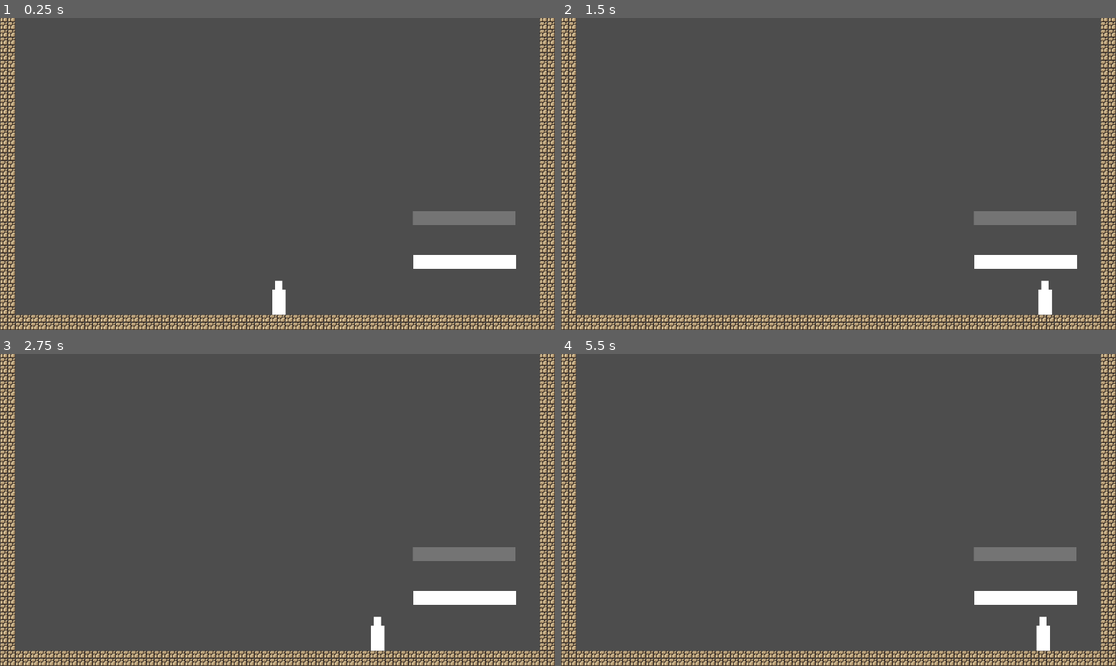
Above: before the commit, frames 1-4 (two rows, left to right).
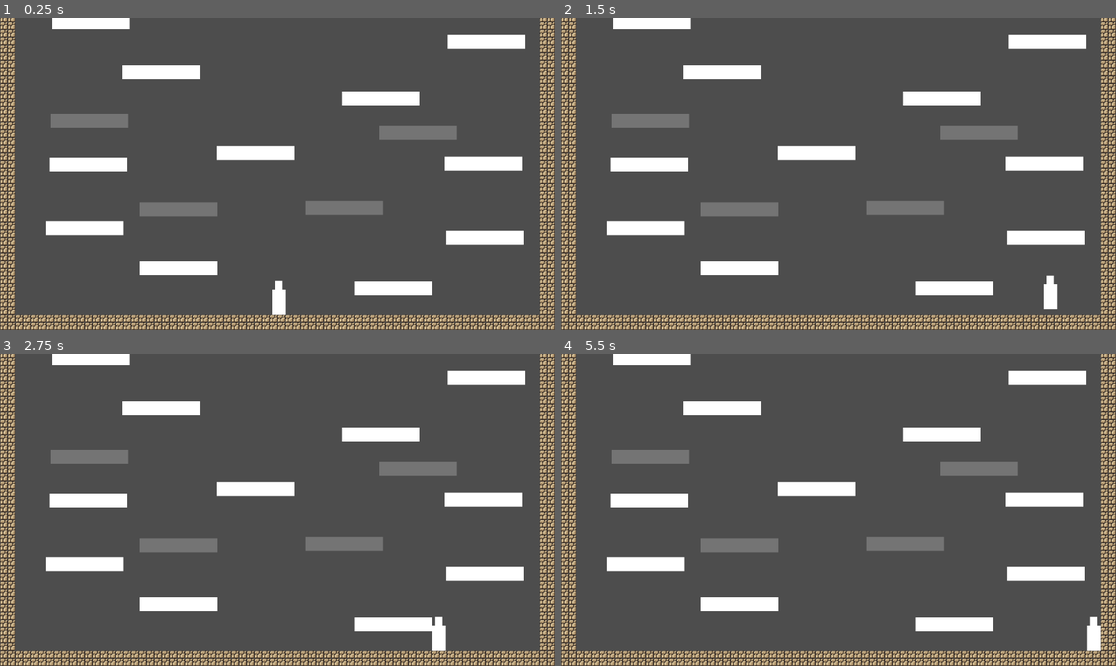
Above: after the commit, the same moments.

Repository: Maurcy/YOG-cursed-ascent
Game: Godot game, scene res://scenes/game.tscn
The game is run twice, just before and just after one commit, with the same random seed, the same clock (stepped at 60 frames per second) and the same inputs.
Inputs:
- Up to frame 1 (0.25 s): no input
- Up to frame 2 (1.5 s): tap Enter (ui_accept) at 0.5, 0.77 s; hold Right (ui_right) from 0.53 s (still down)
- Up to frame 3 (2.75 s): tap Enter (ui_accept) at 1.52 s; release Right (ui_right) at 2.03 s; hold Left (ui_left) from 2.03 s (still down)
- Up to frame 4 (5.5 s): release Left (ui_left) at 2.78 s; hold Right (ui_right) 2.78-4.28 s; tap Enter (ui_accept) at 3.02, 3.77, 4.25, 4.52 s; hold Left (ui_left) 4.28-5.03 s; hold Right (ui_right) from 5.03 s (still down)

The runs differ from the first frame. In frame 1, 11% of the frame differs, in the area x 8-95%, y 0-89%; in frame 2, 11%; in frame 3, 11%; in frame 4, 12%, in the area x 8-98%, y 0-96%.

Commit message:
made basic level to test movement, exit platform with exit

Diff:
--- /dev/null
+++ b/cursed-ascent/scenes/exit.tscn
@@ -0,0 +1,24 @@
+[gd_scene load_steps=2 format=3 uid="uid://bxtaxeuencnbm"]
+
+[sub_resource type="RectangleShape2D" id="RectangleShape2D_38eme"]
+size = Vector2(71.5, 73)
+
+[node name="Exit" type="Area2D"]
+position = Vector2(-27, -105)
+
+[node name="ColorRect" type="ColorRect" parent="."]
+offset_top = 14.0
+offset_right = 55.0
+offset_bottom = 103.0
+color = Color(0.1284272, 0.1284272, 0.1284272, 1)
+
+[node name="Label" type="Label" parent="."]
+offset_left = 9.0
+offset_top = -14.0
+offset_right = 49.0
+offset_bottom = 9.0
+text = "Exit"
+
+[node name="CollisionShape2D" type="CollisionShape2D" parent="."]
+position = Vector2(27, 53)
+shape = SubResource("RectangleShape2D_38eme")
--- a/cursed-ascent/scenes/game.tscn
+++ b/cursed-ascent/scenes/game.tscn
@@ -1,9 +1,11 @@
-[gd_scene load_steps=7 format=3 uid="uid://cbu1i02krro3t"]
+[gd_scene load_steps=9 format=3 uid="uid://cbu1i02krro3t"]
 
 [ext_resource type="PackedScene" uid="uid://dnjfp8rhkq27j" path="res://scenes/player.tscn" id="1_uwrxv"]
 [ext_resource type="Texture2D" uid="uid://be33afmkbqp74" path="res://assets/world_tileset.png" id="1_yqjtg"]
 [ext_resource type="PackedScene" uid="uid://b1x4p1aywc4am" path="res://scenes/platforms/platform_1.tscn" id="3_lnu2h"]
-[ext_resource type="PackedScene" uid="uid://cfeylvundmdwh" path="res://scenes/platforms/platform_2.tscn" id="4_lbhrr"]
+[ext_resource type="PackedScene" uid="uid://cfeylvundmdwh" path="res://scenes/platforms/platform_transparent.tscn" id="4_lbhrr"]
+[ext_resource type="PackedScene" uid="uid://bxtaxeuencnbm" path="res://scenes/exit.tscn" id="5_iywne"]
+[ext_resource type="PackedScene" uid="uid://djs8dqp02c6y" path="res://scenes/platforms/exitPlatform.tscn" id="6_p57ef"]
 
 [sub_resource type="TileSetAtlasSource" id="TileSetAtlasSource_lnu2h"]
 texture = ExtResource("1_yqjtg")
@@ -182,6 +184,7 @@
 layer_0/tile_data = PackedInt32Array(-3, 196608, 0, -2, 196608, 0, -1, 196608, 0, -65536, 196608, 0, -65535, 196608, 0, …(8440 unchanged characters)…
 
 [node name="CharacterBody2D" parent="." instance=ExtResource("1_uwrxv")]
+z_index = 3
 position = Vector2(4, -50)
 
 [node name="Camera2D" type="Camera2D" parent="CharacterBody2D"]
@@ -190,8 +193,103 @@
 limit_right = 0
 limit_bottom = 0
 
-[node name="Platform1" parent="." instance=ExtResource("3_lnu2h")]
-position = Vector2(282, -156)
-
-[node name="Platform2" parent="." instance=ExtResource("4_lbhrr")]
-position = Vector2(281, -247)
+[node name="Platforms" type="Node" parent="."]
+
+[node name="Platform1" parent="Platforms" instance=ExtResource("3_lnu2h")]
+position = Vector2(125, -101)
+
+[node name="Platform6" parent="Platforms" instance=ExtResource("3_lnu2h")]
+position = Vector2(315, -206)
+
+[node name="Platform7" parent="Platforms" instance=ExtResource("3_lnu2h")]
+position = Vector2(315, -206)
+
+[node name="Platform5" parent="Platforms" instance=ExtResource("3_lnu2h")]
+position = Vector2(-161, -382)
+
+[node name="Platform13" parent="Platforms" instance=ExtResource("3_lnu2h")]
+position = Vector2(-161, -382)
+
+[node name="Platform14" parent="Platforms" instance=ExtResource("3_lnu2h")]
+position = Vector2(99, -495)
+
+[node name="Platform23" parent="Platforms" instance=ExtResource("3_lnu2h")]
+position = Vector2(-117, -806)
+
+[node name="Platform27" parent="Platforms" instance=ExtResource("3_lnu2h")]
+position = Vector2(-301, -912)
+
+[node name="Platform31" parent="Platforms" instance=ExtResource("3_lnu2h")]
+position = Vector2(-299, -860)
+
+[node name="Platform30" parent="Platforms" instance=ExtResource("3_lnu2h")]
+position = Vector2(-298, -965)
+
+[node name="Platform24" parent="Platforms" instance=ExtResource("3_lnu2h")]
+position = Vector2(318, -613)
+
+[node name="Platform25" parent="Platforms" instance=ExtResource("3_lnu2h")]
+position = Vector2(110, -719)
+
+[node name="Platform26" parent="Platforms" instance=ExtResource("3_lnu2h")]
+position = Vector2(309, -893)
+
+[node name="Platform10" parent="Platforms" instance=ExtResource("3_lnu2h")]
+position = Vector2(-508, -358)
+
+[node name="Platform12" parent="Platforms" instance=ExtResource("3_lnu2h")]
+position = Vector2(-357, -550)
+
+[node name="Platform17" parent="Platforms" instance=ExtResource("3_lnu2h")]
+position = Vector2(-503, -654)
+
+[node name="Platform18" parent="Platforms" instance=ExtResource("3_lnu2h")]
+position = Vector2(-503, -654)
+
+[node name="Platform9" parent="Platforms" instance=ExtResource("3_lnu2h")]
+position = Vector2(312, -360)
+
+[node name="Platform15" parent="Platforms" instance=ExtResource("3_lnu2h")]
+position = Vector2(312, -360)
+
+[node name="Platform2" parent="Platforms" instance=ExtResource("3_lnu2h")]
+position = Vector2(-516, -226)
+
+[node name="Platform3" parent="Platforms" instance=ExtResource("3_lnu2h")]
+position = Vector2(-321, -143)
+
+[node name="ExitPlatform" parent="Platforms" instance=ExtResource("6_p57ef")]
+position = Vector2(-67, -1025)
+
+[node name="Exit" parent="Platforms" instance=ExtResource("5_iywne")]
+position = Vector2(-24, -1145)
+
+[node name="Platform4" parent="Platforms" instance=ExtResource("4_lbhrr")]
+position = Vector2(-321, -265)
+
+[node name="Platform11" parent="Platforms" instance=ExtResource("4_lbhrr")]
+position = Vector2(-506, -449)
+
+[node name="Platform19" parent="Platforms" instance=ExtResource("4_lbhrr")]
+position = Vector2(-503, -777)
+
+[node name="Platform20" parent="Platforms" instance=ExtResource("4_lbhrr")]
+position = Vector2(-503, -874)
+
+[node name="Platform21" parent="Platforms" instance=ExtResource("4_lbhrr")]
+position = Vector2(-503, -874)
+
+[node name="Platform28" parent="Platforms" instance=ExtResource("4_lbhrr")]
+position = Vector2(-503, -874)
+
+[node name="Platform29" parent="Platforms" instance=ExtResource("4_lbhrr")]
+position = Vector2(307, -964)
+
+[node name="Platform22" parent="Platforms" instance=ExtResource("4_lbhrr")]
+position = Vector2(-499, -960)
+
+[node name="Platform8" parent="Platforms" instance=ExtResource("4_lbhrr")]
+position = Vector2(23, -268)
+
+[node name="Platform16" parent="Platforms" instance=ExtResource("4_lbhrr")]
+position = Vector2(176, -424)
--- /dev/null
+++ b/cursed-ascent/scenes/platforms/exitPlatform.tscn
@@ -0,0 +1,17 @@
+[gd_scene load_steps=2 format=3 uid="uid://djs8dqp02c6y"]
+
+[sub_resource type="RectangleShape2D" id="RectangleShape2D_jj2r4"]
+size = Vector2(1087, 40)
+
+[node name="exitPlatform" type="StaticBody2D"]
+
+[node name="ColorRect" type="ColorRect" parent="."]
+offset_left = -477.0
+offset_top = -19.0
+offset_right = 610.0
+offset_bottom = 21.0
+
+[node name="CollisionShape2D" type="CollisionShape2D" parent="."]
+position = Vector2(66.5, 1)
+shape = SubResource("RectangleShape2D_jj2r4")
+one_way_collision = true
--- a/cursed-ascent/scenes/platforms/platform_1.tscn
+++ b/cursed-ascent/scenes/platforms/platform_1.tscn
@@ -1,14 +1,16 @@
 [gd_scene load_steps=2 format=3 uid="uid://b1x4p1aywc4am"]
 
 [sub_resource type="RectangleShape2D" id="RectangleShape2D_tiwlm"]
-size = Vector2(213, 29)
+size = Vector2(161, 29)
 
 [node name="Platform1" type="StaticBody2D"]
+position = Vector2(-107, -15)
 
 [node name="ColorRect" type="ColorRect" parent="."]
-offset_right = 213.0
+offset_left = 35.0
+offset_right = 196.0
 offset_bottom = 29.0
 
 [node name="CollisionShape2D" type="CollisionShape2D" parent="."]
-position = Vector2(106.5, 14.5)
+position = Vector2(115.5, 14)
 shape = SubResource("RectangleShape2D_tiwlm")
--- a/cursed-ascent/scenes/platforms/platform_2.tscn
+++ b/cursed-ascent/scenes/platforms/platform_transparent.tscn
@@ -2,7 +2,8 @@
 
 [ext_resource type="PackedScene" uid="uid://b1x4p1aywc4am" path="res://scenes/platforms/platform_1.tscn" id="1_34u1c"]
 
-[node name="Platform1" instance=ExtResource("1_34u1c")]
+[node name="PlatformTransparent" instance=ExtResource("1_34u1c")]
+position = Vector2(-107, -14)
 
 [node name="ColorRect" parent="." index="0"]
 color = Color(1, 1, 1, 0.22352941)
--- a/cursed-ascent/scenes/player.tscn
+++ b/cursed-ascent/scenes/player.tscn
@@ -6,6 +6,7 @@
 size = Vector2(28, 70)
 
 [node name="CharacterBody2D" type="CharacterBody2D"]
+z_index = -3
 script = ExtResource("1_3vyb7")
 
 [node name="ColorRect" type="ColorRect" parent="."]
